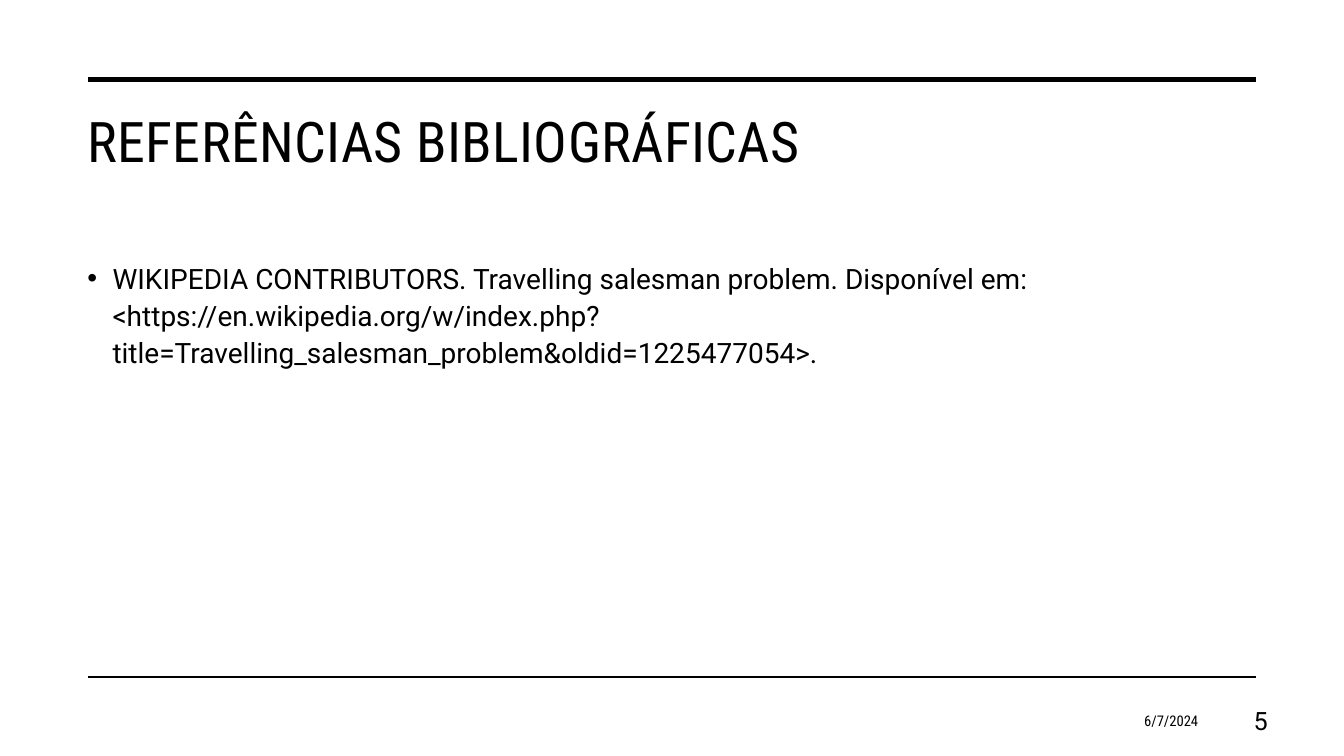
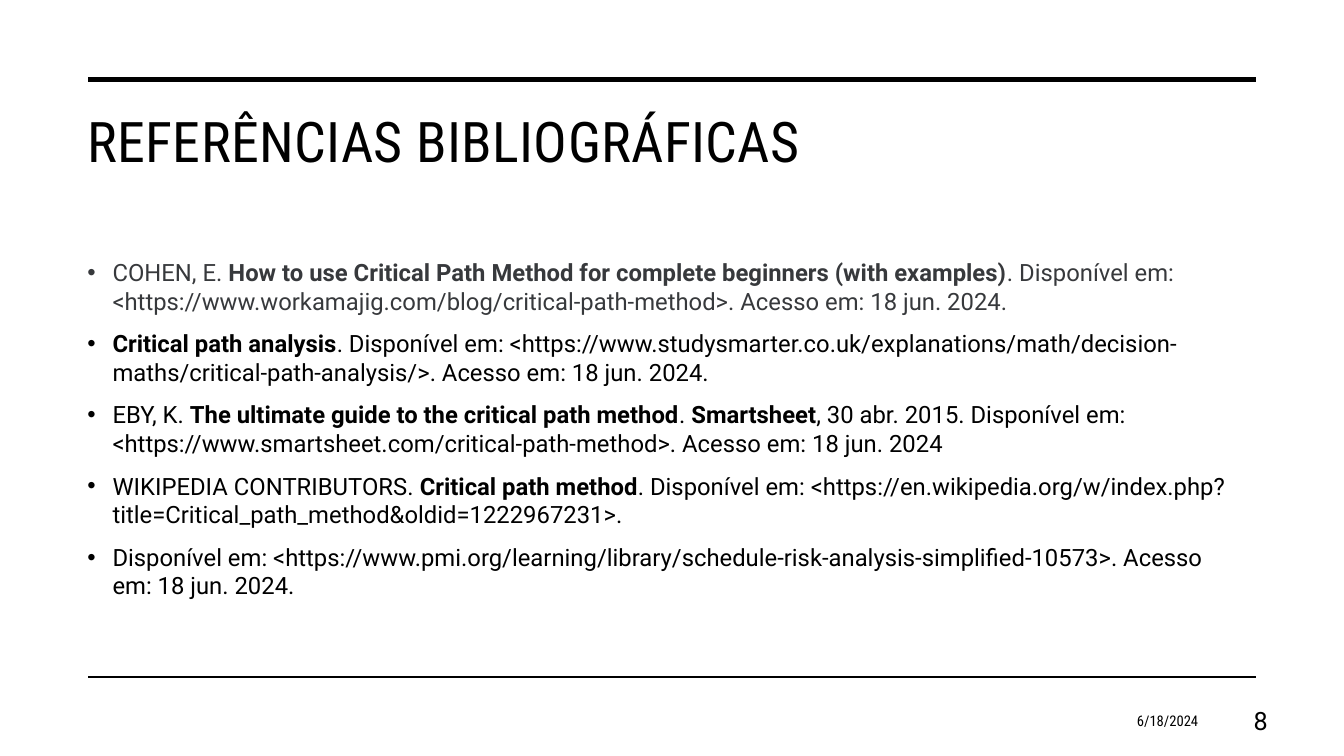
Before and after one commit to eduardosavian/critical-path, a slide deck: slide 8 of Presentation.pptx (slide 5 before the commit). Drawn at 1344x756 pixels with LibreOffice and Linux fonts; fonts in the diff are those of the drawing. Boxes give left, top, right and bottom in pixels: in the first picture for what was removed or moved away, otherwise in the second. Text is boxed around its words. In the diff, an @@ line names an element or a change of style, - is before the commit and + after.

```diff
--- a/Presentation.pptx
+++ b/Presentation.pptx
@@ text at (x1=113, y1=262, x2=1225, y2=599): text changed; size 20 to 17 pt @@
-• WIKIPEDIA CONTRIBUTORS. Travelling salesman problem. Disponível em: <https://en.wikipedia.org/w/index.php?title=Travelling_salesman_problem&oldid=1225477054>.
+• COHEN, E. How to use Critical Path Method for complete beginners (with examples). Disponível em: <https://www.workamajig.com/blog/critical-path-method>. Acesso em: 18 jun. 2024.
+• Critical path analysis. Disponível em: <https://www.studysmarter.co.uk/explanations/math/decision-maths/critical-path-analysis/>. Acesso em: 18 jun. 2024.
+• EBY, K. The ultimate guide to the critical path method. Smartsheet, 30 abr. 2015. Disponível em: <https://www.smartsheet.com/critical-path-method>. Acesso em: 18 jun. 2024
+• WIKIPEDIA CONTRIBUTORS. Critical path method. Disponível em: <https://en.wikipedia.org/w/index.php?title=Critical_path_method&oldid=1222967231>.
+• Disponível em: <https://www.pmi.org/learning/library/schedule-risk-analysis-simplified-10573>. Acesso em: 18 jun. 2024.
@@ text at (x1=1137, y1=715, x2=1198, y2=727): text changed @@
-6/7/2024
+6/18/2024
@@ page number at (x1=1254, y1=712, x2=1268, y2=731): text changed @@
-5
+8
```
Also in this commit, not shown: 5 other slides changed, 3 slides added, 2 other files.
